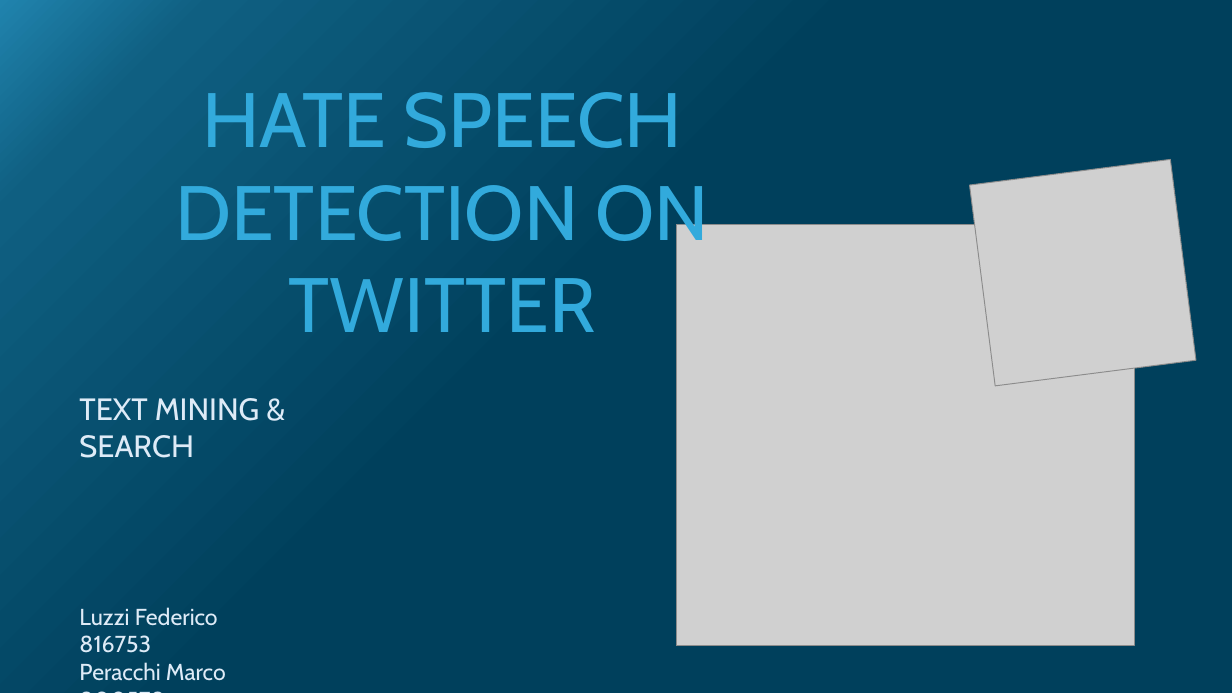
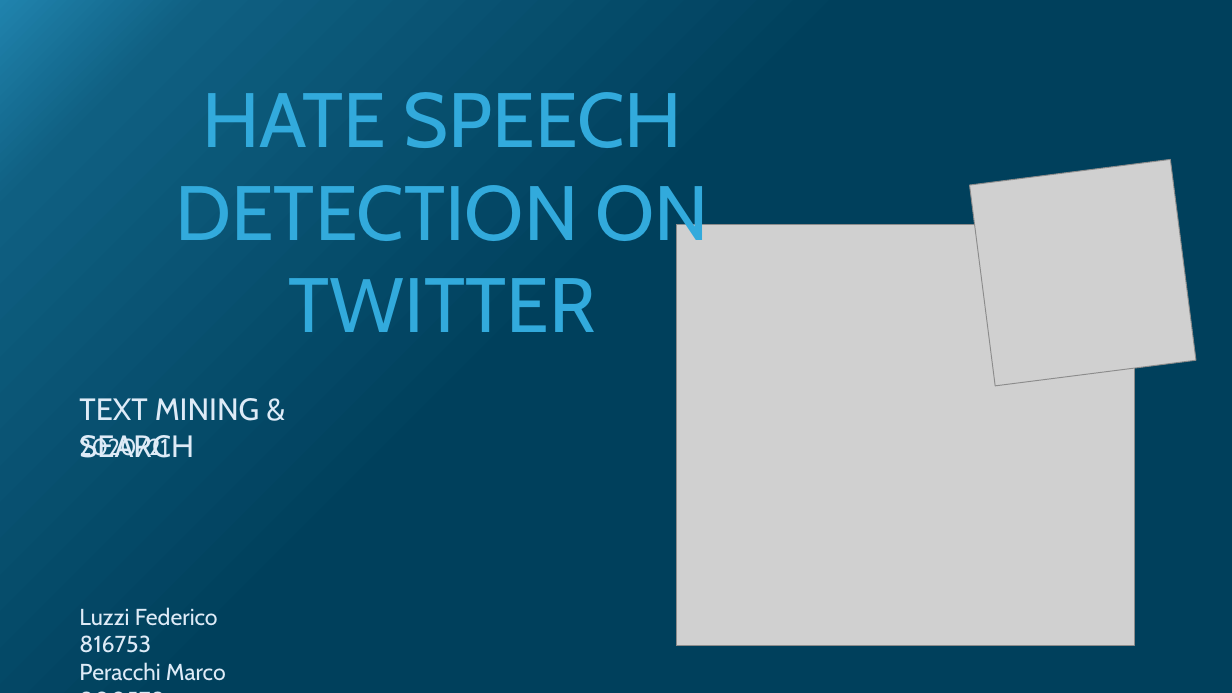
Before and after one commit to MarcoP9/textmining, a slide deck: slide 1 of PresentationTextMining.pptx. Drawn at 1232x693 pixels with LibreOffice and Linux fonts; fonts in the diff are those of the drawing; grey boxes stand for pictures. Boxes give left, top, right and bottom in pixels: in the first picture for what was removed or moved away, otherwise in the second. Text is boxed around its words. In the diff, an @@ line names an element or a change of style, - is before the commit and + after.

Commit message:
Presentazione

```diff
--- a/PresentationTextMining.pptx
+++ b/PresentationTextMining.pptx
@@ text added at (x1=79, y1=435, x2=168, y2=461), 18 pt, text #DEEBF7 @@
+2020/21
```
Also in this commit, not shown: 1 other slide changed.
